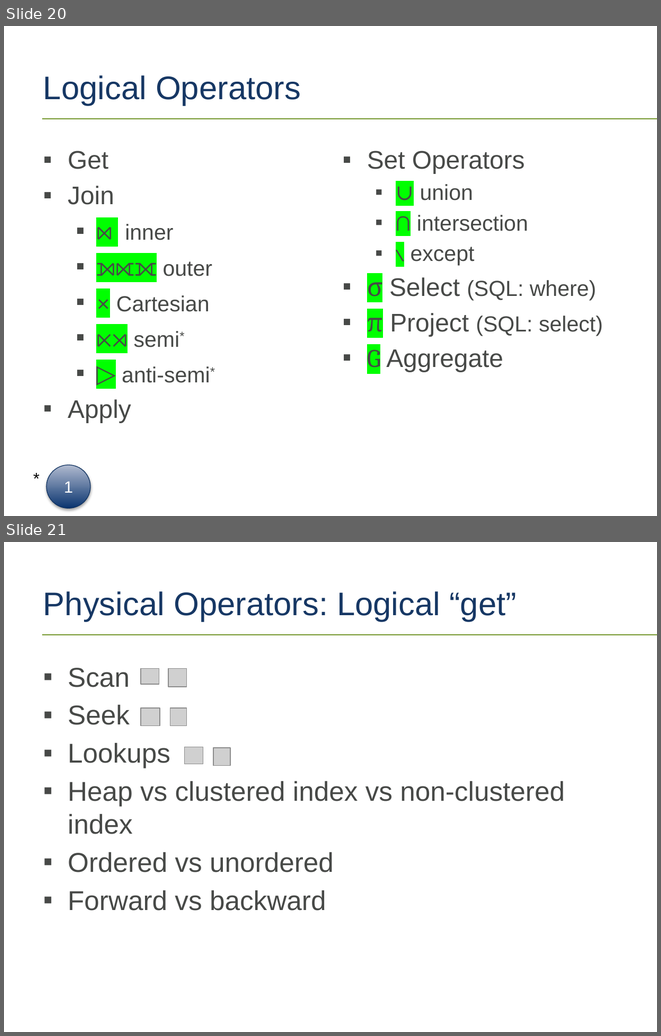
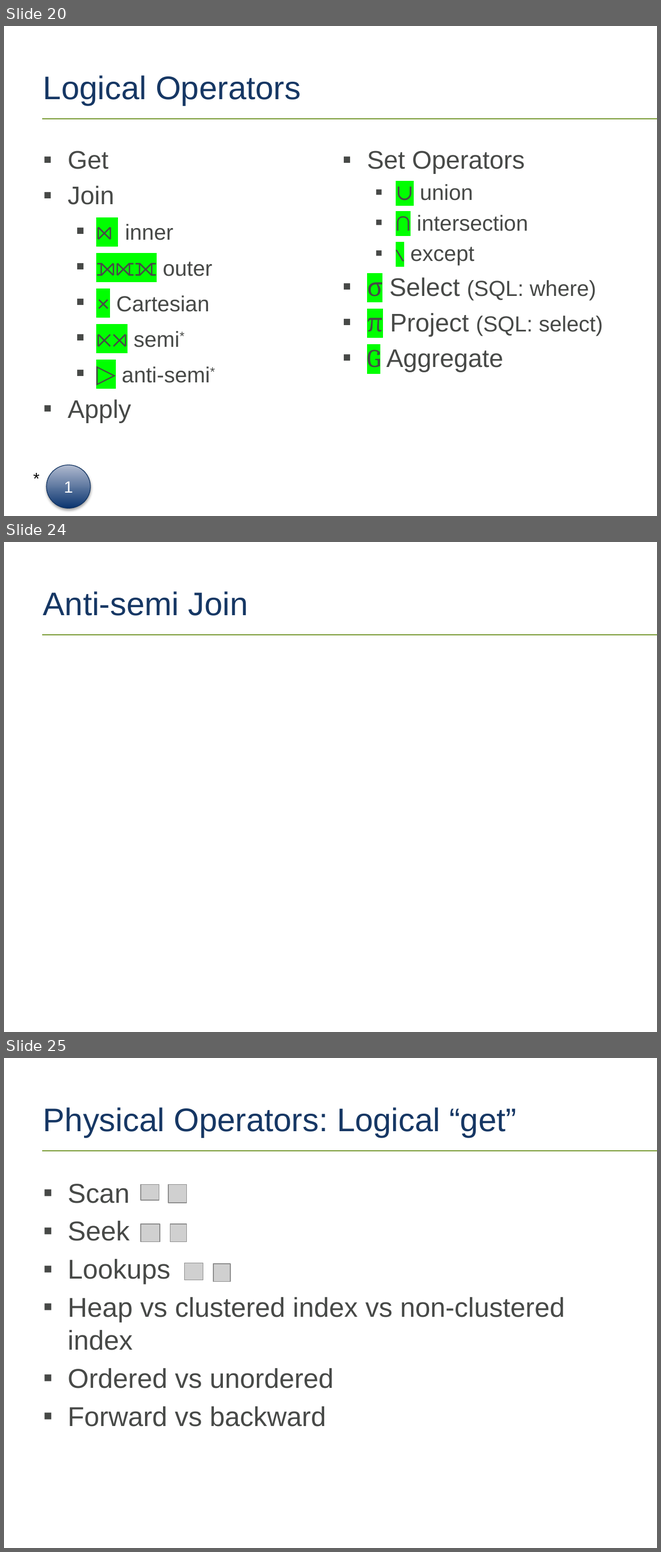
Before and after one commit to tf3604/OptimizerPresentation, a slide deck: Optimizer.pptx. Shown one above the other, each under a label of ours: slides 20 and 21 before the commit, slides 20, 24 and 25 after it; the slides between them are not shown. The pictures are 661x1036 and 661x1552 pixels, drawn with LibreOffice and Linux fonts; fonts in the diff are those of the drawing; grey boxes stand for pictures; background and template pictures are left out. Boxes give left, top, right and bottom in pixels: in the first picture for what was removed or moved away, otherwise in the second. Text is boxed around its words. In the diff, an @@ line names an element or a change of style, - is before the commit and + after.

Commit message:
Add stub slides for various join types.

```diff
--- a/Optimizer.pptx
+++ b/Optimizer.pptx
@@ slide 24 added at box(4, 542, 657, 1032), background #FFFFFF; not listed: 1 template element that a slide beside it also shows @@
@@ title added at box(43, 591, 248, 616), 36 pt, text #163764 @@
+Anti-semi Join
@@ what was slide 21 is now slide 25 @@
```
Also in this commit, not shown: 3 other slides added, 1 other file.
